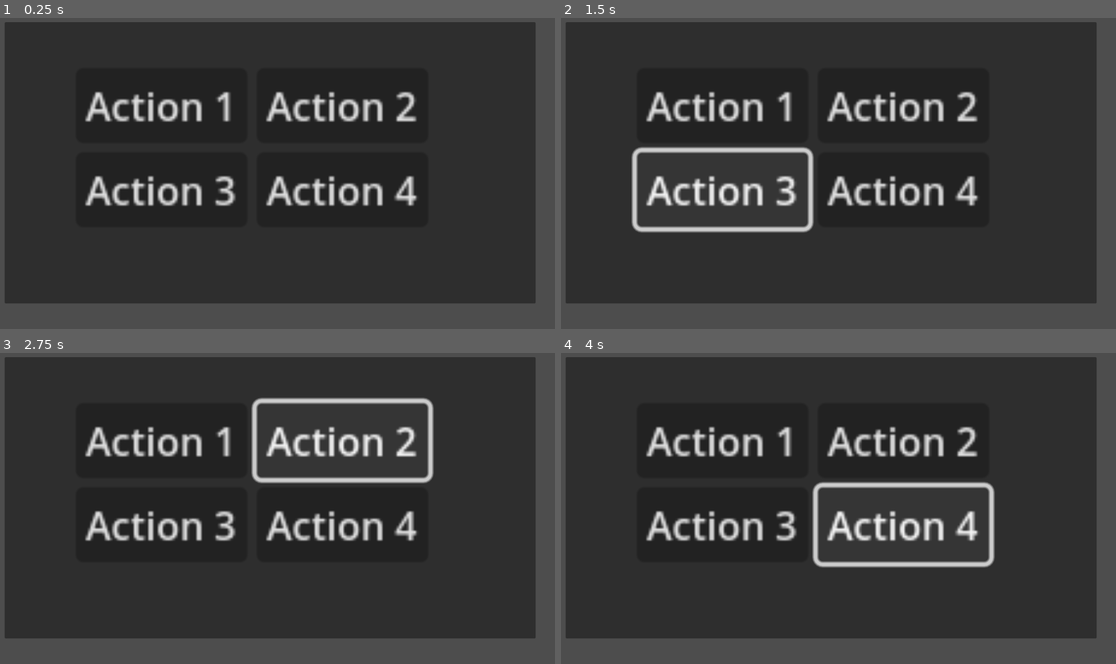
Above: before the commit, frames 1-4 (two rows, left to right).
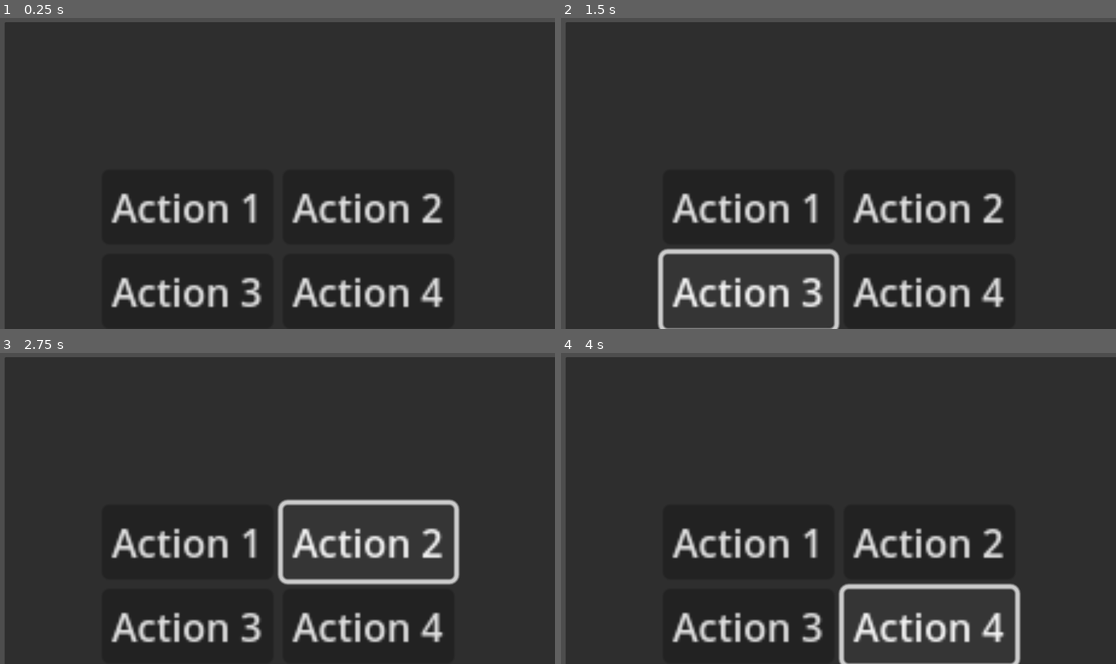
Above: after the commit, the same moments.

Repository: ckfrancois/BloodMagic
Game: Godot game, scene res://scenes/modes/battle.tscn
The game is run twice, just before and just after one commit, with the same random seed, the same clock (stepped at 60 frames per second) and the same inputs. This scene is started directly instead of the project's main scene.
Inputs:
- Up to frame 1 (0.25 s): no input
- Up to frame 2 (1.5 s): click "Action 1" at 0.5 s; click "Action 3" at 1.25 s
- Up to frame 3 (2.75 s): click "Action 2" at 2 s
- Up to frame 4 (4 s): click "Action 4" at 2.75 s; tap Enter at 3.5 s; hold Right (Right) from 3.53 s (still down); tap Space (Use Item) at 3.6 s

The runs differ from the first frame. In frame 1, 20% of the frame differs, in the area x 0-100%, y 1-100%; in frame 2, 21%; in frame 3, 24%; in frame 4, 21%.
Error before the commit: Invalid call. Nonexistent function 'combat_action' in base 'Nil'. (res://scenes/modes/battle_manager.gd:40)
Error after the commit: Invalid operands 'int' and 'Nil' in operator '>'. (res://scenes/modes/battle_manager.gd:32)

Commit message:
edited attacks
implemented buttons & basic functionality of moves

Diff:
--- a/blood-magic/scenes/enemy/enemy.gd
+++ b/blood-magic/scenes/enemy/enemy.gd
@@ -2,7 +2,21 @@
 
 @export var combatActions: Array[combat]
 
-func combat_action(enemy : CharacterBody2D):
+func combat_action() -> combat:
 	var rng = RandomNumberGenerator.new()
-	var weights = PackedFloat32Array([combatActions[0].base_weight, combatActions[1].base_weight, combatActions[2].base_weight])
+	var weights = PackedFloat32Array()
+
+	for element in combatActions:
+		weights.append(element.base_weight)
+
 	return (combatActions[rng.rand_weighted(weights)])
+
+func choose_cultist(player : CharacterBody2D, num : int):
+	var rng = RandomNumberGenerator.new()
+	var weights = PackedFloat32Array()
+
+	# Append the healths
+	for element in player.cultist: # edit
+		weights.append(1 / element.curr_health) # flips the weights
+
+	return (rng.rand_weighted(weights))
--- /dev/null
+++ b/blood-magic/scenes/global.tscn
@@ -0,0 +1,6 @@
+[gd_scene load_steps=2 format=3 uid="uid://chhwkxk8es7kp"]
+
+[sub_resource type="GDScript" id="GDScript_0hv6v"]
+
+[node name="Global" type="Node2D"]
+script = SubResource("GDScript_0hv6v")
--- a/blood-magic/scenes/modes/battle.tscn
+++ b/blood-magic/scenes/modes/battle.tscn
@@ -3,6 +3,7 @@
 [ext_resource type="Script" uid="uid://cjodfwl24n30d" path="res://scenes/modes/battle_manager.gd" id="1_b1qlt"]
 
 [node name="Battle" type="Node2D"]
+process_mode = 3
 script = ExtResource("1_b1qlt")
 
 [node name="BattleUI" type="Control" parent="."]
@@ -10,21 +11,23 @@
 anchors_preset = 0
 offset_right = 40.0
 offset_bottom = 40.0
+mouse_filter = 1
 
 [node name="Panel" type="Panel" parent="BattleUI"]
 layout_mode = 0
-offset_right = 1101.0
-offset_bottom = 585.0
+offset_right = 1143.0
+offset_bottom = 641.0
+mouse_filter = 1
 
 [node name="HBoxContainer" type="HBoxContainer" parent="BattleUI"]
 layout_mode = 1
 anchors_preset = 15
 anchor_right = 1.0
 anchor_bottom = 1.0
-offset_left = 148.0
-offset_top = 96.0
-offset_right = 254.0
-offset_bottom = 122.0
+offset_left = 202.0
+offset_top = 307.0
+offset_right = 308.0
+offset_bottom = 333.0
 grow_horizontal = 2
 grow_vertical = 2
 scale = Vector2(5, 5)
--- a/blood-magic/scenes/modes/battle_manager.gd
+++ b/blood-magic/scenes/modes/battle_manager.gd
@@ -7,15 +7,19 @@
 
 var turn_order = [0, 1, 2, 3, 4] # enemy and players
 var current_turn_index = 0 # starts at enemy, can randomize later
-
+var number_of_cultists # needs to be updated
 
 var character : bool = false
+var game_over : bool = false
 
-var game_over : bool = false
+@onready var buttons = [$Button1, $Button2, $Button3, $Button4]
+var current_moves : Array
 
 func _ready():
 	next_turn()
 	camera.make_current()
+
+	number_of_cultists = 3
 
 func next_turn():
 	if game_over:
@@ -25,7 +29,7 @@
 	act(turn_order[current_turn_index])
 
 	# Go to the next character
-	if turn_order.size() - 1 == current_turn_index:
+	if turn_order.size() - 1 == current_turn_index || current_turn_index > number_of_cultists :
 		current_turn_index = 0
 	else:
 		current_turn_index += 1
@@ -37,21 +41,35 @@
 		var wait_time = randf_range(0.5, 1.5)
 		await get_tree().create_timer(wait_time).timeout
 
-		var action_to_cast:combat = ai.combat_action(player) # make this random
+		var action_to_cast:combat = ai.combat_action()
+		#var cultist_to_attack:int = ai.choose_cultist(player, number_of_cultists)
 
+		# Do the action
 		print(action_to_cast.display_name)
+		#print(cultist_to_attack)
 
 		await get_tree().create_timer(0.5).timeout
 		next_turn()
 	# Player
 	else:
 		print("Player turn has begun")
+		player_combat_action(index)
 
-func player_combat_action (action : combat):
-	#player.combat_action(action, enemy)
-	# disable player ui
+func player_combat_action(index : int):
 	await get_tree().create_timer(0.5).timeout
-	next_turn()
+
+	for i in 4:
+		# Set current moves to current_moves
+		current_moves[i] = player.cultist[index - 1].dict[0]
+
+		# Set buttons to correct moves
+		buttons[i].text = current_moves[i].display_name
+
+		# Enable buttons
+		for b in buttons:
+			b.disabled = false
+
+
 
 func ai_decide_combat_action () -> combat:
 	return null
@@ -59,13 +77,49 @@
 
 func _on_button_1_pressed() -> void:
 	print("Button 1")
+	# Do the action
+	print(current_moves[0].display_name)
+
+	# Disable buttons
+	for b in buttons:
+		b.disabled = true
+
+	await get_tree().create_timer(0.5).timeout
+	next_turn()
 
 func _on_button_2_pressed() -> void:
-	pass # Replace with function body.
+	print("Button 2")
+	# Do the action
+	print(current_moves[1].display_name)
+
+	# Disable buttons
+	for b in buttons:
+		b.disabled = true
+
+	await get_tree().create_timer(0.5).timeout
+	next_turn()
 
 func _on_button_3_pressed() -> void:
-	pass # Replace with function body.
+	print("Button 3")
+	# Do the action
+	print(current_moves[2].display_name)
+
+	# Disable buttons
+	for b in buttons:
+		b.disabled = true
+
+	await get_tree().create_timer(0.5).timeout
+	next_turn()
 
 
 func _on_button_4_pressed() -> void:
-	pass # Replace with function body.
+	print("Button 4")
+	# Do the action
+	print(current_moves[3].display_name)
+
+	# Disable buttons
+	for b in buttons:
+		b.disabled = true
+
+	await get_tree().create_timer(0.5).timeout
+	next_turn()
--- a/blood-magic/scenes/modes/overworld.tscn
+++ b/blood-magic/scenes/modes/overworld.tscn
@@ -25,6 +25,7 @@
 offset_top = 12.0
 offset_right = 456.0
 offset_bottom = 39.0
+mouse_filter = 1
 
 [node name="HealthBar2" type="ProgressBar" parent="HUD"]
 visible = false
@@ -32,6 +33,7 @@
 offset_top = 48.0
 offset_right = 456.0
 offset_bottom = 75.0
+mouse_filter = 1
 
 [node name="HealthBar3" type="ProgressBar" parent="HUD"]
 visible = false
@@ -39,6 +41,7 @@
 offset_top = 13.0
 offset_right = 918.0
 offset_bottom = 40.0
+mouse_filter = 1
 
 [node name="HealthBar4" type="ProgressBar" parent="HUD"]
 visible = false
Not shown: 1 places in blood-magic/scenes/event_bus.tscn that only renumber resources
Not shown: 1 places in blood-magic/scenes/menus/item_slot.tscn that only renumber resources
Not shown: 1 places in blood-magic/scenes/modes/overworld.tscn that only renumber resources
